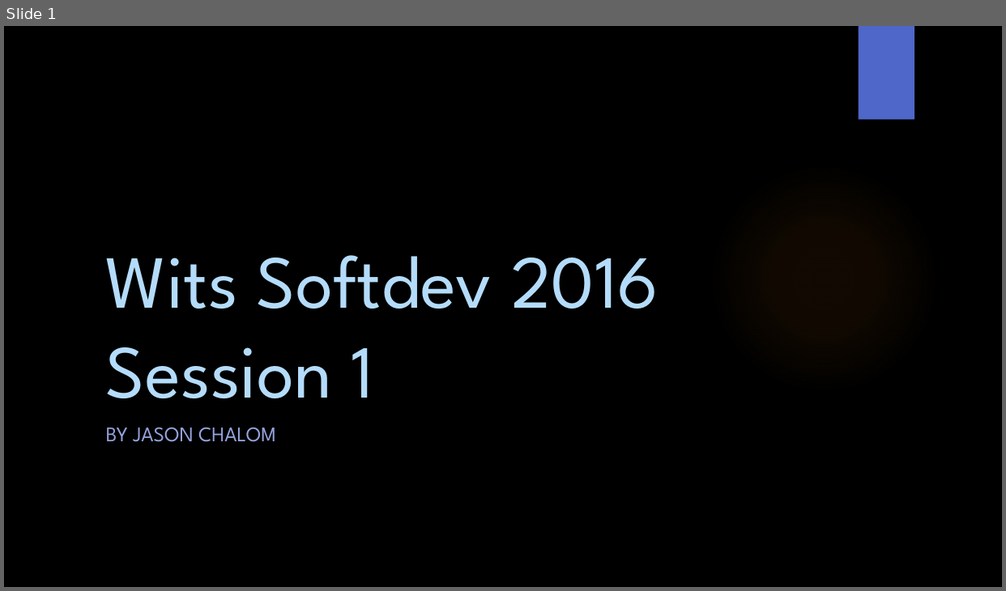
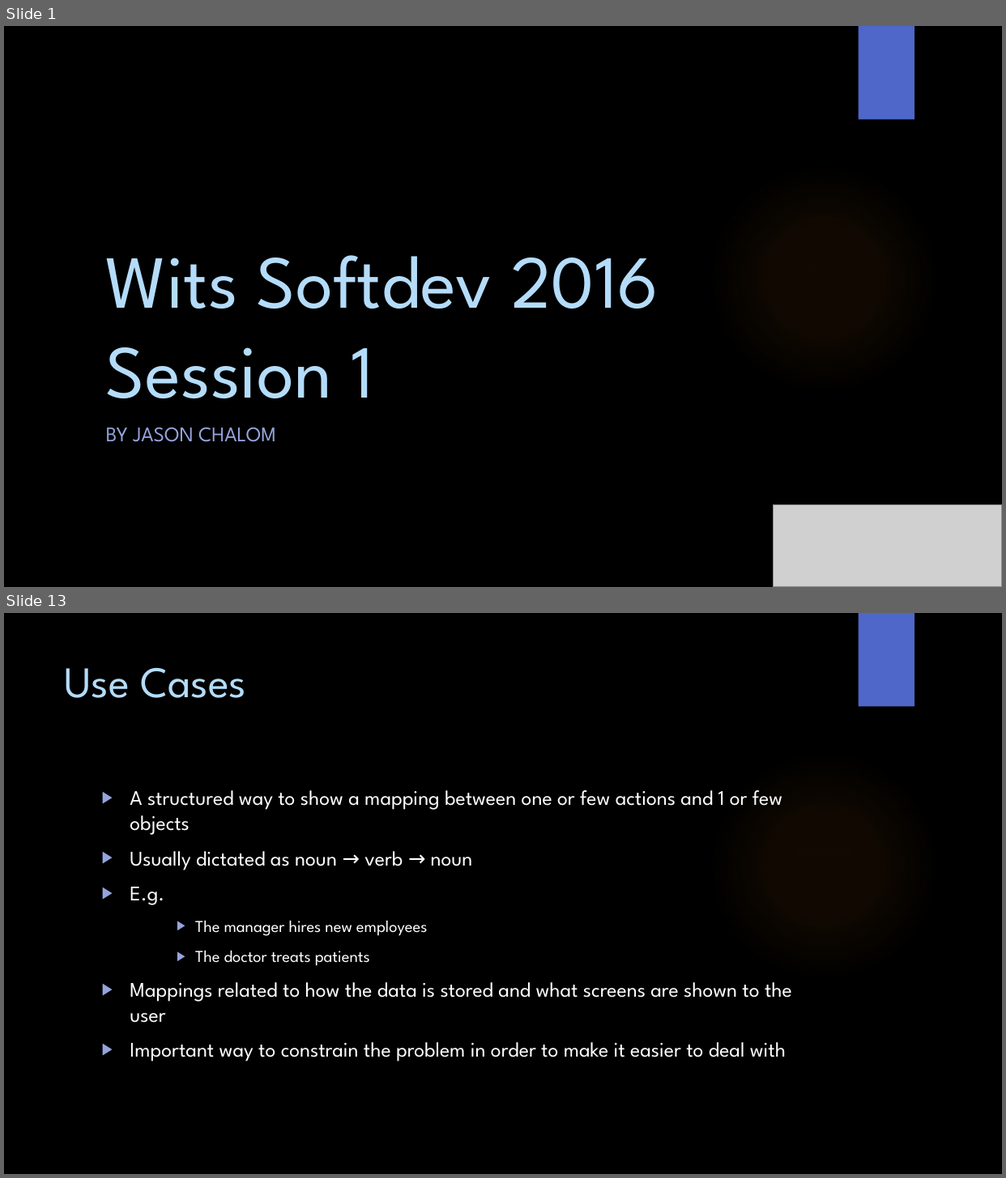
Before and after one commit to WitsSoftDev/SoftDev2016, a slide deck: Session 1/Softdev Session 1 2016.pptx. Shown one above the other, each under a label of ours: slide 1 before the commit, slides 1 and 13 after it; the slides between them are not shown. The pictures are 1006x591 and 1006x1178 pixels, drawn with LibreOffice and Linux fonts; fonts in the diff are those of the drawing; grey boxes stand for pictures; background and template pictures are left out. Boxes give left, top, right and bottom in pixels: in the first picture for what was removed or moved away, otherwise in the second. Text is boxed around its words. In the diff, an @@ line names an element or a change of style, - is before the commit and + after.

```diff
--- a/Session 1/Softdev Session 1 2016.pptx
+++ b/Session 1/Softdev Session 1 2016.pptx
@@ slide 13 added at <box>4,613,1002,1174</box>, background picture (left out); not listed: 2 template elements that a slide beside it also shows @@
@@ title added at <box>65,667,246,698</box>, 42 pt, text #B4DCFA @@
+Use Cases
@@ text added at <box>130,790,792,1062</box>, 20 pt, text #FFFFFF @@
+▶ A structured way to show a mapping between one or few actions and 1 or few objects
+▶ Usually dictated as noun → verb → noun
+▶ E.g.
+    ▶ The manager hires new employees
+    ▶ The doctor treats patients
+▶ Mappings related to how the data is stored and what screens are shown to the user
+▶ Important way to constrain the problem in order to make it easier to deal with
@@ slide 1 changed as well @@
@@ picture added at <box>773,506,1002,587</box> @@
```
Also in this commit, not shown: 1 other slide changed, 13 other slides added, 1 slide removed.
